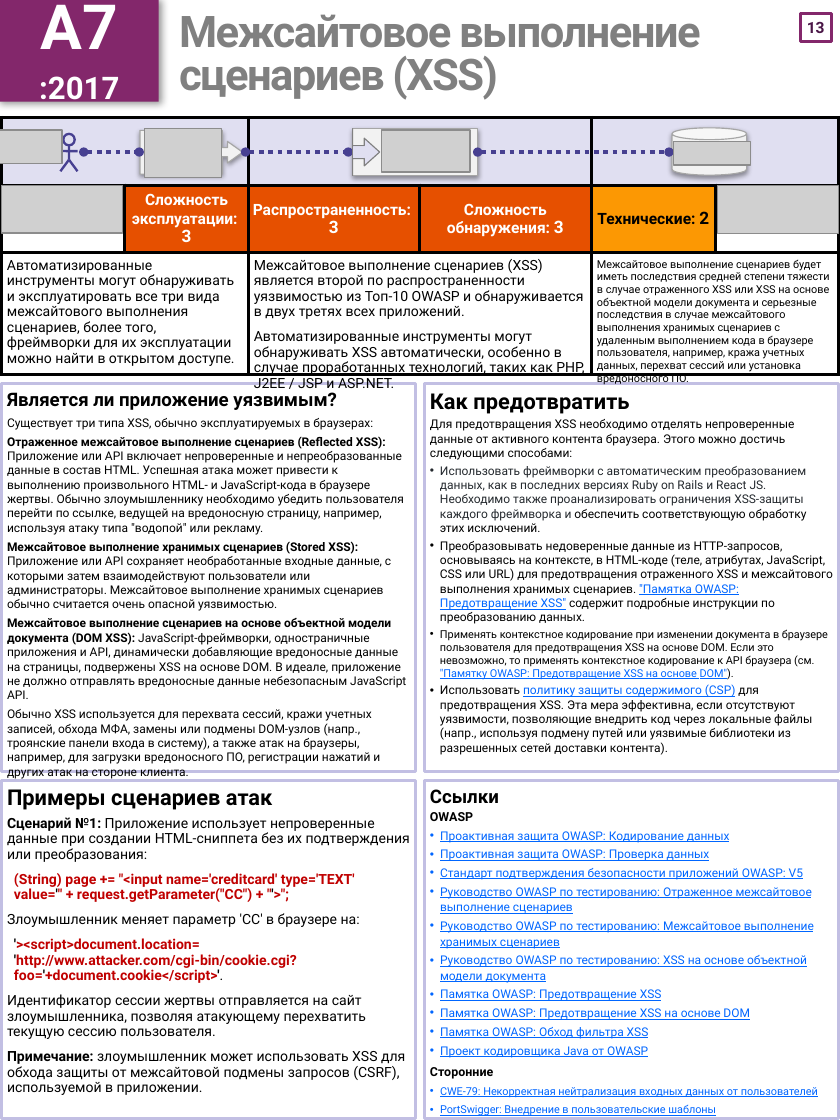
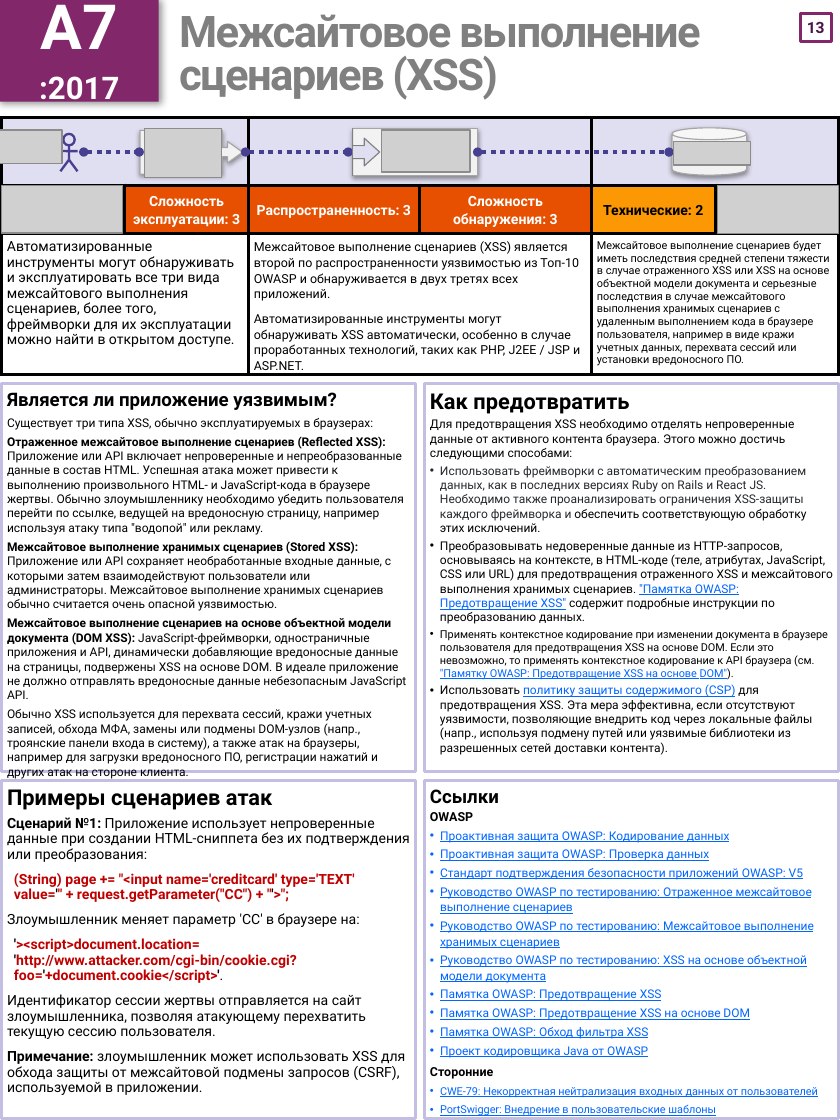
Before and after one commit to OWASP/Top10, a slide deck: slide 14 of 2017/OWASP Top 10-2017-ru.pptx. Drawn at 840x1120 pixels with LibreOffice and Linux fonts; fonts in the diff are those of the drawing; grey boxes stand for pictures. Boxes give left, top, right and bottom in pixels: in the first picture for what was removed or moved away, otherwise in the second. Text is boxed around its words. In the diff, an @@ line names an element or a change of style, - is before the commit and + after.

```diff
--- a/2017/OWASP Top 10-2017-ru.pptx
+++ b/2017/OWASP Top 10-2017-ru.pptx
@@ table at bbox=[1, 118, 839, 386] @@
-row 3, column 5: Межсайтовое выполнение сценариев будет иметь последствия средней степени тяжести в случае отраженного XSS или XSS на основе объектной модели документа и серьезные последствия в случае межсайтового выполнения хранимых сценариев с удаленным выполнением кода в браузере пользователя, например, кража учетных данных, перехват сессий или установка вредоносного ПО.
+row 3, column 5: Межсайтовое выполнение сценариев будет иметь последствия средней степени тяжести в случае отраженного XSS или XSS на основе объектной модели документа и серьезные последствия в случае межсайтового выполнения хранимых сценариев с удаленным выполнением кода в браузере пользователя, например в виде кражи учетных данных, перехвата сессий или установки вредоносного ПО.
@@ size 10 to 9 pt in "Сложность эксплуатации:", "Распространенность:", "Сложность обнаружения:", "Технические:" @@
@@ size 11 to 9 pt in "3", "3", "3", "2" @@
@@ size 9 to 8 pt in "Межсайтовое выполнение сценариев (XSS) является второй по ...", "Автоматизированные инструменты могут обнаруживать XSS автома ..." @@
@@ text at bbox=[7, 436, 404, 535]: text changed @@
-Отраженное межсайтовое выполнение сценариев (Reflected XSS): Приложение или API включает непроверенные и непреобразованные данные в состав HTML. Успешная атака может привести к выполнению произвольного HTML- и JavaScript-кода в браузере жертвы. Обычно злоумышленнику необходимо убедить пользователя перейти по ссылке, ведущей на вредоносную страницу, например, используя атаку типа "водопой" или рекламу.
+Отраженное межсайтовое выполнение сценариев (Reflected XSS): Приложение или API включает непроверенные и непреобразованные данные в состав HTML. Успешная атака может привести к выполнению произвольного HTML- и JavaScript-кода в браузере жертвы. Обычно злоумышленнику необходимо убедить пользователя перейти по ссылке, ведущей на вредоносную страницу, например используя атаку типа "водопой" или рекламу.
@@ text at bbox=[7, 618, 406, 780]: text changed @@
-Межсайтовое выполнение сценариев на основе объектной модели документа (DOM XSS): JavaScript-фреймворки, одностраничные приложения и API, динамически добавляющие вредоносные данные на страницы, подвержены XSS на основе DOM. В идеале, приложение не должно отправлять вредоносные данные небезопасным JavaScript API.
-Обычно XSS используется для перехвата сессий, кражи учетных записей, обхода МФА, замены или подмены DOM-узлов (напр., троянские панели входа в систему), а также атак на браузеры, например, для загрузки вредоносного ПО, регистрации нажатий и других атак на стороне клиента.
+Межсайтовое выполнение сценариев на основе объектной модели документа (DOM XSS): JavaScript-фреймворки, одностраничные приложения и API, динамически добавляющие вредоносные данные на страницы, подвержены XSS на основе DOM. В идеале приложение не должно отправлять вредоносные данные небезопасным JavaScript API.
+Обычно XSS используется для перехвата сессий, кражи учетных записей, обхода МФА, замены или подмены DOM-узлов (напр., троянские панели входа в систему), а также атак на браузеры, например для загрузки вредоносного ПО, регистрации нажатий и других атак на стороне клиента.
```
Also in this commit, not shown: 24 other slides changed, 25 other files.
